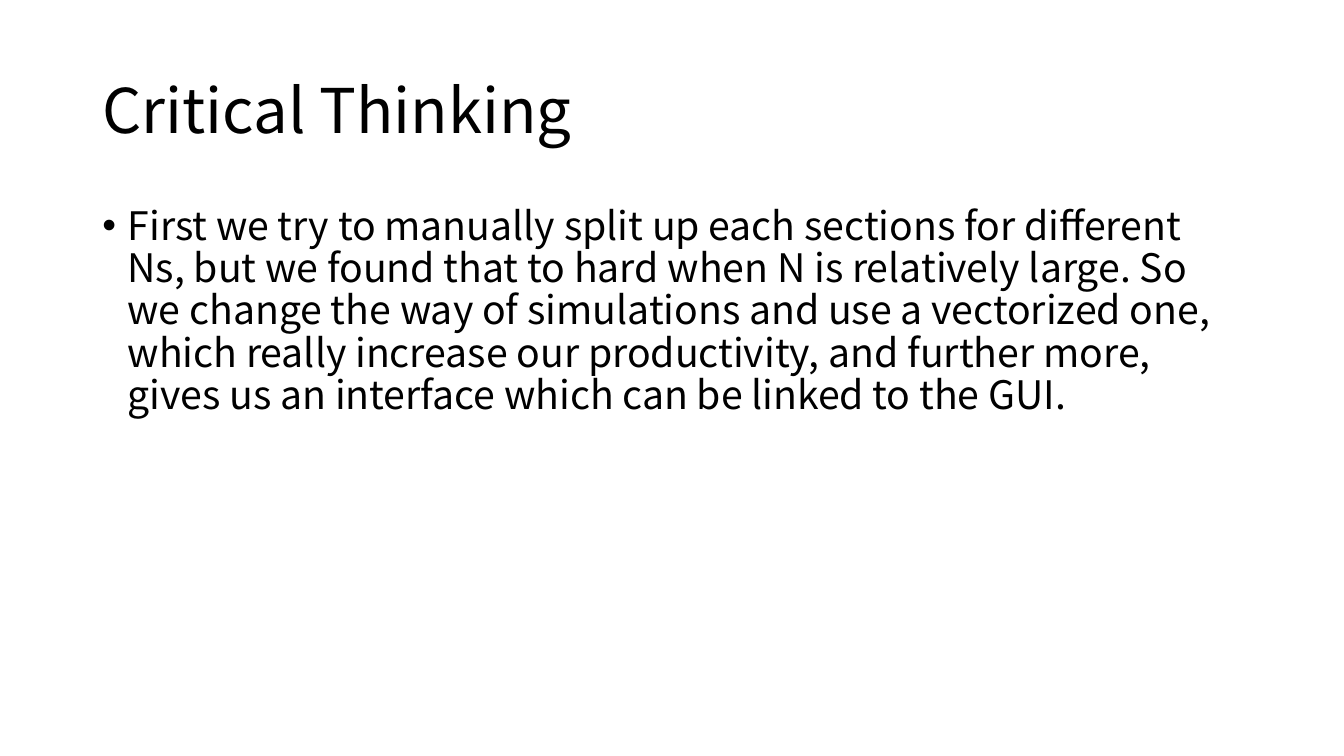
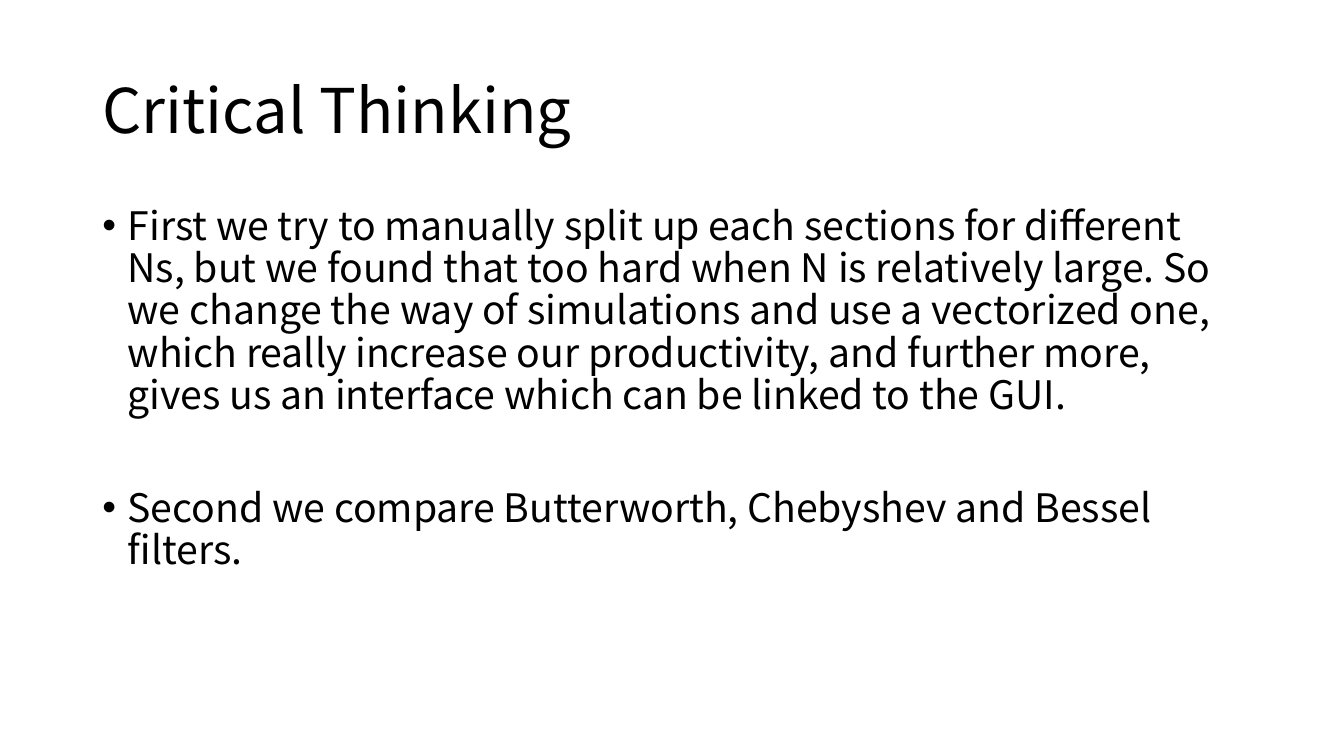
Before and after one commit to ASSANDHOLE/Signal-System_Project, a slide deck: slide 12 of Project1/Speech Synthesis And Perception With Envelope Cue.pptx (slide 5 before the commit). Drawn at 1344x756 pixels with LibreOffice and Linux fonts; fonts in the diff are those of the drawing. Boxes give left, top, right and bottom in pixels: in the first picture for what was removed or moved away, otherwise in the second. Text is boxed around its words. In the diff, an @@ line names an element or a change of style, - is before the commit and + after.

Commit message:
change ppt

```diff
--- a/Project1/Speech Synthesis And Perception With Envelope Cue.pptx
+++ b/Project1/Speech Synthesis And Perception With Envelope Cue.pptx
@@ text at bbox=[128, 208, 1210, 565]: text changed @@
-• First we try to manually split up each sections for different Ns, but we found that to hard when N is relatively large. So we change the way of simulations and use a vectorized one, which really increase our productivity, and further more, gives us an interface which can be linked to the GUI.
+• First we try to manually split up each sections for different Ns, but we found that too hard when N is relatively large. So we change the way of simulations and use a vectorized one, which really increase our productivity, and further more, gives us an interface which can be linked to the GUI.
+• Second we compare Butterworth, Chebyshev and Bessel filters.
```
Also in this commit, not shown: 4 other slides changed, 9 slides added, 1 slide removed.
